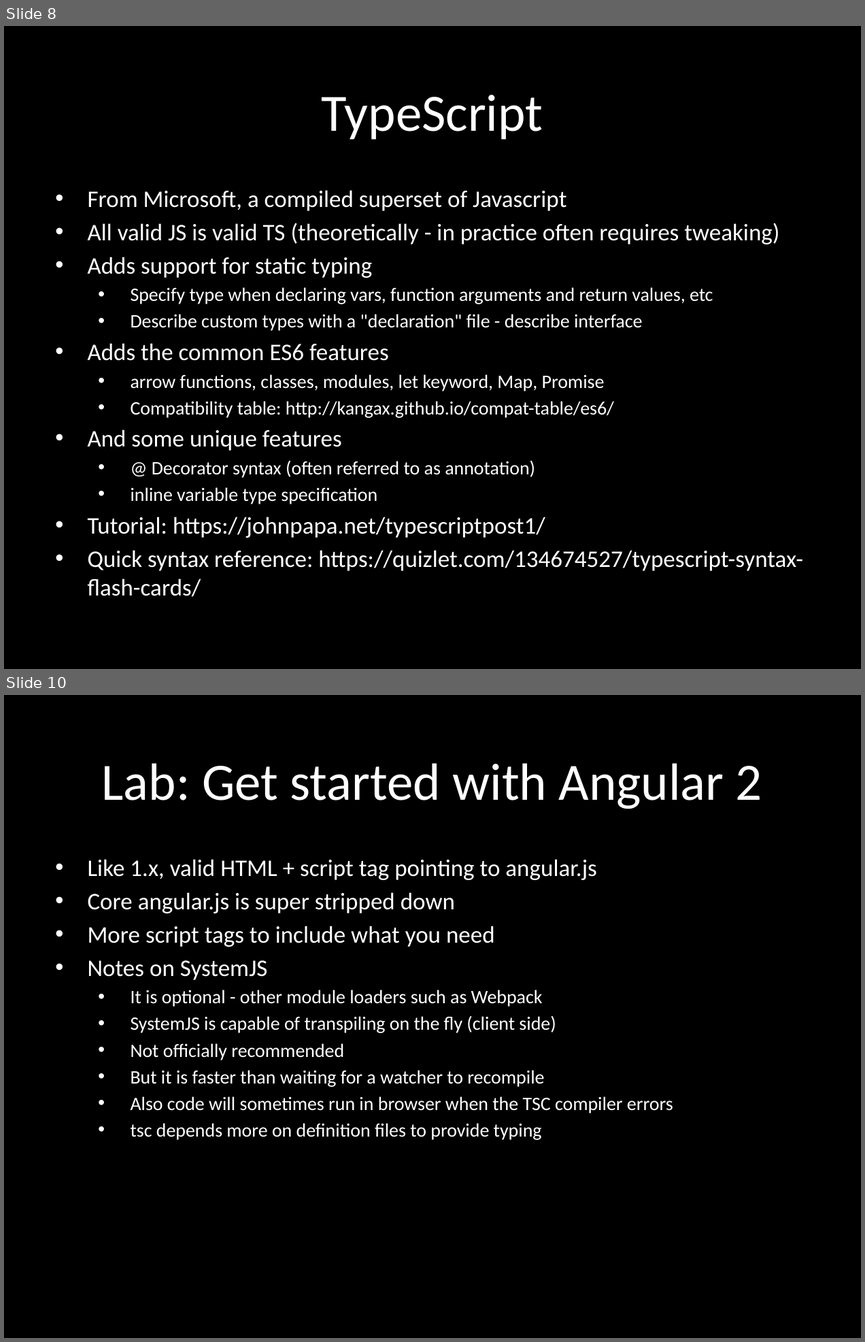
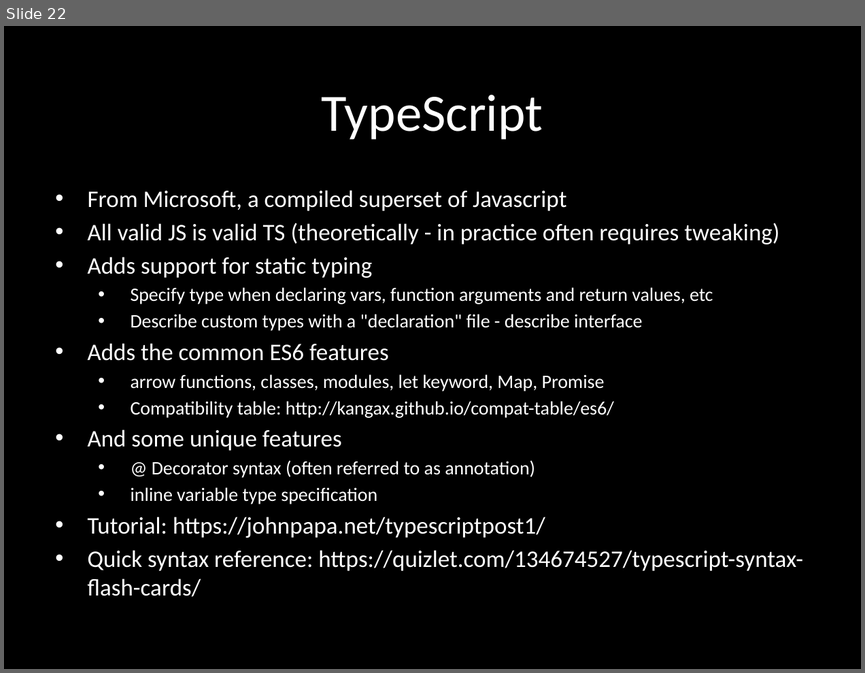
Before and after one commit to eliasjames/training-angular, a slide deck: slides/Angular Slides Day 4.pptx. Shown one above the other, each under a label of ours: slides 8 and 10 before the commit, slide 22 after it; the slides between them are not shown. The pictures are 865x1342 and 865x673 pixels, drawn with LibreOffice and Linux fonts; fonts in the diff are those of the drawing. Boxes give left, top, right and bottom in pixels: in the first picture for what was removed or moved away, otherwise in the second. Text is boxed around its words. In the diff, an @@ line names an element or a change of style, - is before the commit and + after.

```diff
--- a/slides/Angular Slides Day 4.pptx
+++ b/slides/Angular Slides Day 4.pptx
@@ slide 10 removed at bbox=[4, 695, 861, 1338], background #000000 @@
@@ title removed at bbox=[101, 763, 762, 809] @@
-Lab: Get started with Angular 2
@@ subtitle removed at bbox=[88, 859, 673, 1140] @@
-• Like 1.x, valid HTML + script tag pointing to angular.js
-• Core angular.js is super stripped down
-• More script tags to include what you need
-• Notes on SystemJS
-  • It is optional - other module loaders such as Webpack
-  • SystemJS is capable of transpiling on the fly (client side)
-  • Not officially recommended
-  • But it is faster than waiting for a watcher to recompile
-  • Also code will sometimes run in browser when the TSC compiler errors
-  • tsc depends more on definition files to provide typing
@@ what was slide 8 is now slide 22 @@
```
Also in this commit, not shown: 1 slide changed, 12 slides added, 4 other slides removed, 1 other file.
